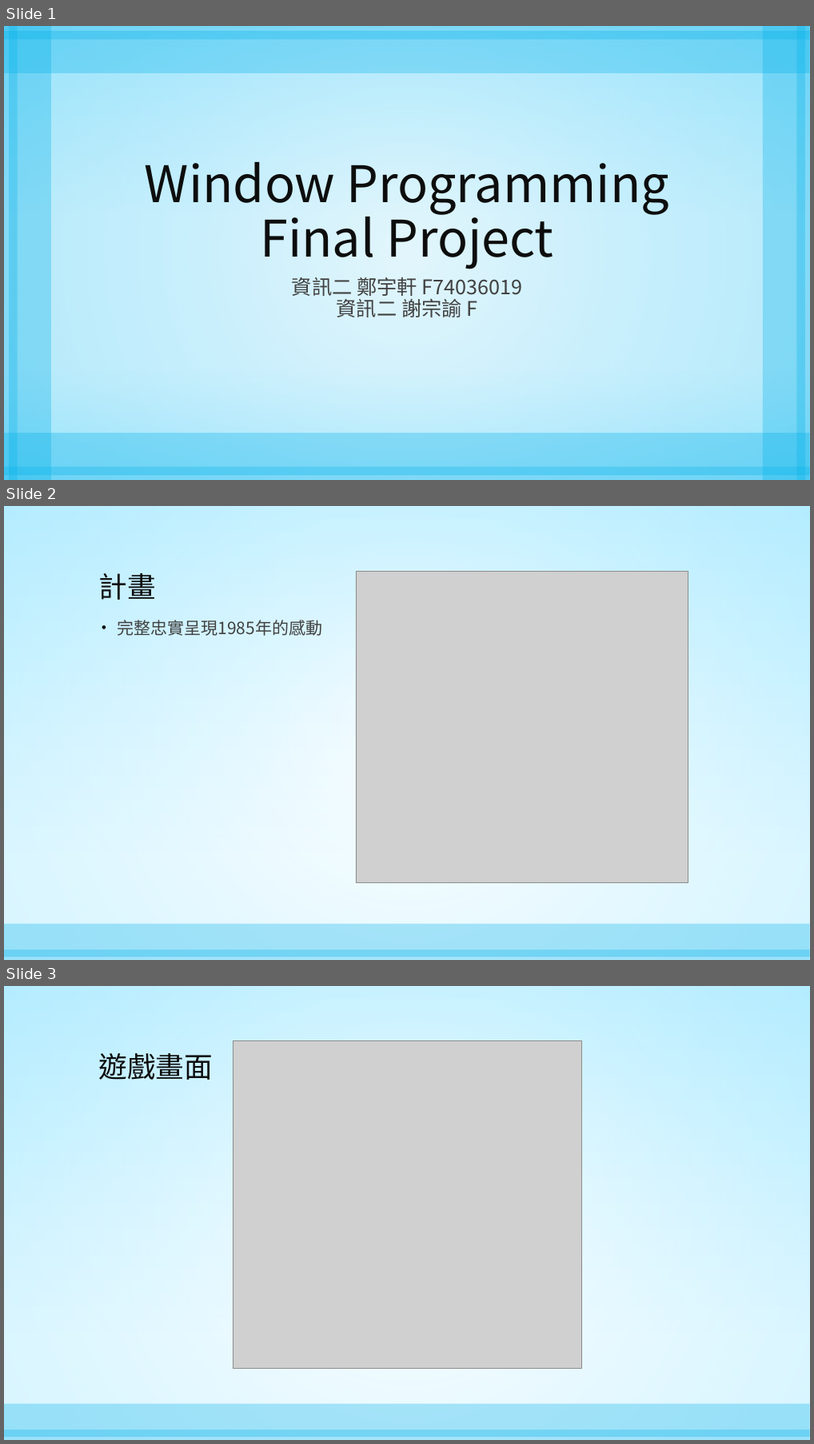
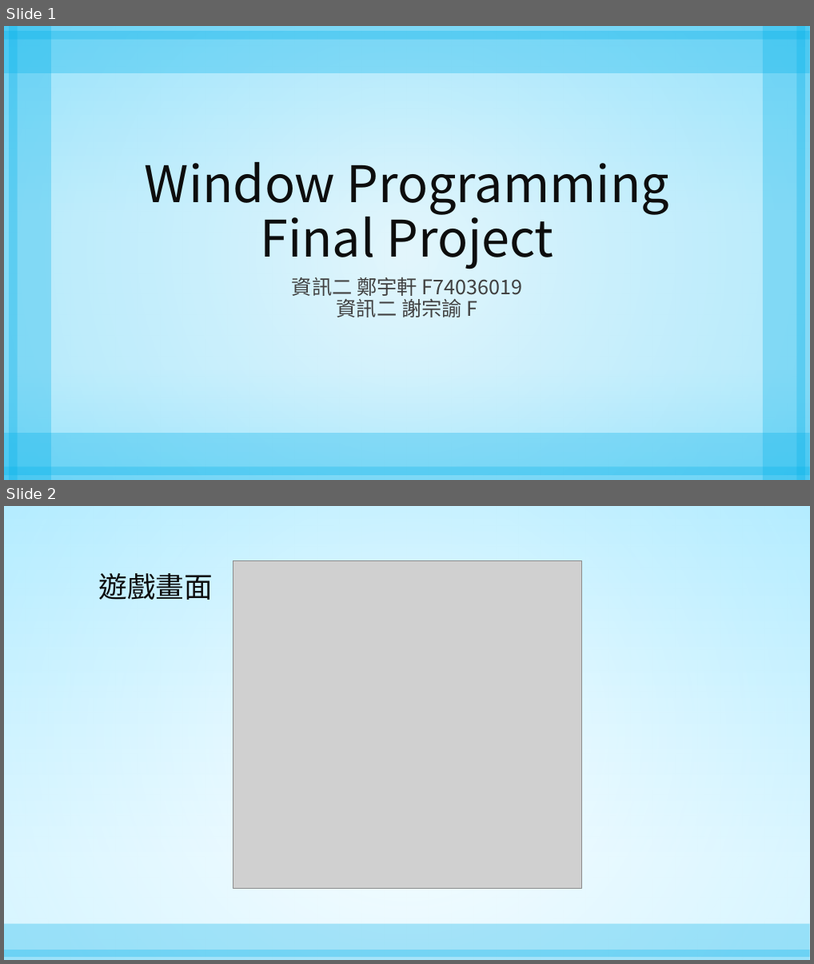
Before and after one commit to Sean1127/Battle-City, a slide deck: Proposal.pptx. Shown one above the other, each under a label of ours: slides 1, 2 and 3 before the commit, slides 1 and 2 after it. The pictures are 814x1444 and 814x964 pixels, drawn with LibreOffice and Linux fonts; fonts in the diff are those of the drawing; grey boxes stand for pictures. Boxes give left, top, right and bottom in pixels: in the first picture for what was removed or moved away, otherwise in the second. Text is boxed around its words. In the diff, an @@ line names an element or a change of style, - is before the commit and + after.

```diff
--- a/Proposal.pptx
+++ b/Proposal.pptx
@@ slide 2 removed at bbox=[4, 506, 810, 960], background gradient #C8F1FF to #FFFFFF; not listed: 3 template elements that a slide beside it also shows @@
@@ title removed at bbox=[98, 573, 155, 600] @@
-計畫
@@ picture removed at bbox=[356, 571, 689, 882] @@
@@ text removed at bbox=[117, 620, 322, 636] @@
-• 完整忠實呈現1985年的感動
@@ what was slide 3 is now slide 2 @@
```
Also in this commit, not shown: 15 other files.
